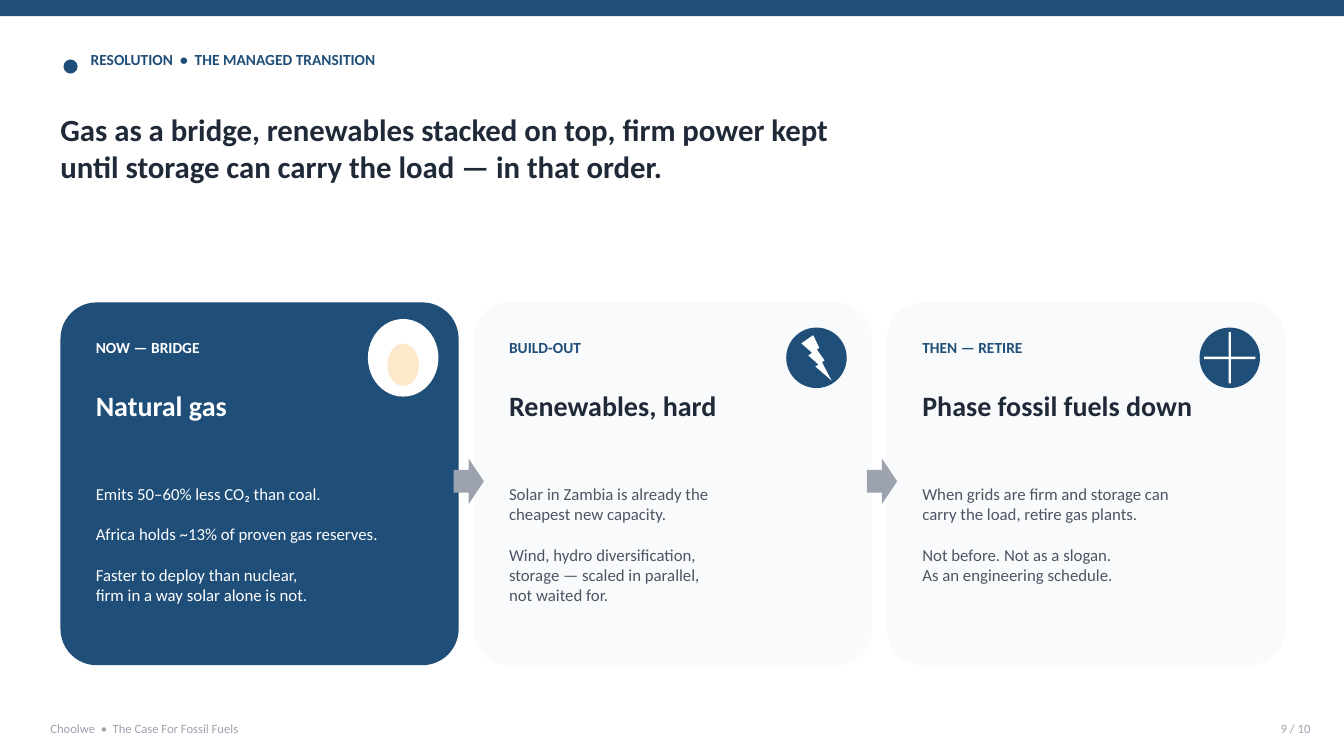
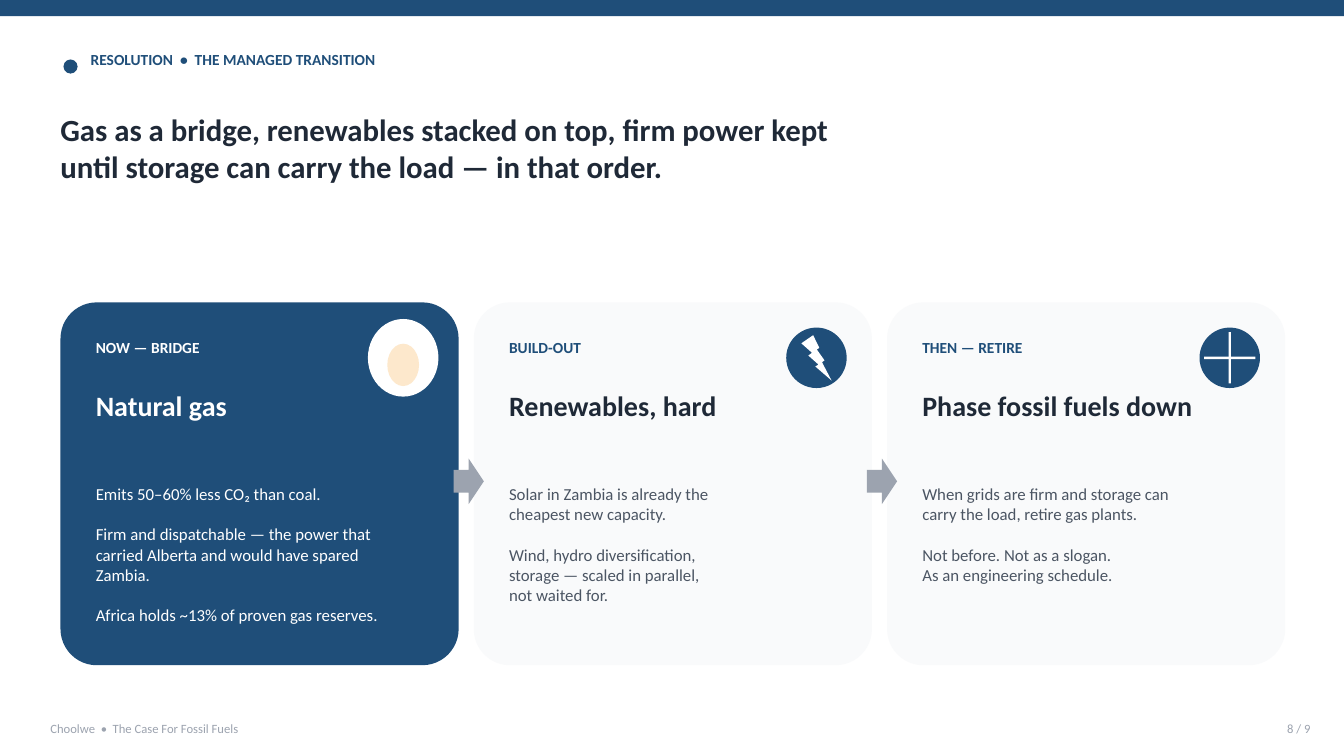
Before and after one commit to ccheelo-cmd/Fossil-fuels, a slide deck: slide 8 of case-for-fossil-fuels.pptx (slide 9 before the commit). Drawn at 1344x756 pixels with LibreOffice and Linux fonts; fonts in the diff are those of the drawing. Boxes give left, top, right and bottom in pixels: in the first picture for what was removed or moved away, otherwise in the second. Text is boxed around its words. In the diff, an @@ line names an element or a change of style, - is before the commit and + after.

```diff
--- a/case-for-fossil-fuels.pptx
+++ b/case-for-fossil-fuels.pptx
@@ text at [96, 488, 377, 624]: text changed @@
-Emits 50–60% less CO₂ than coal.
-Africa holds ~13% of proven gas reserves.
-Faster to deploy than nuclear,
-firm in a way solar alone is not.
+Emits 50–60% less CO₂ than coal.
+Firm and dispatchable — the power that
+carried Alberta and would have spared
+Zambia.
+Africa holds ~13% of proven gas reserves.
@@ text at [1287, 724, 1310, 733]: text changed @@
-9 / 10
+8 / 9
```
Also in this commit, not shown: 7 other slides changed, 1 slide added, 2 slides removed, 12 other files.
